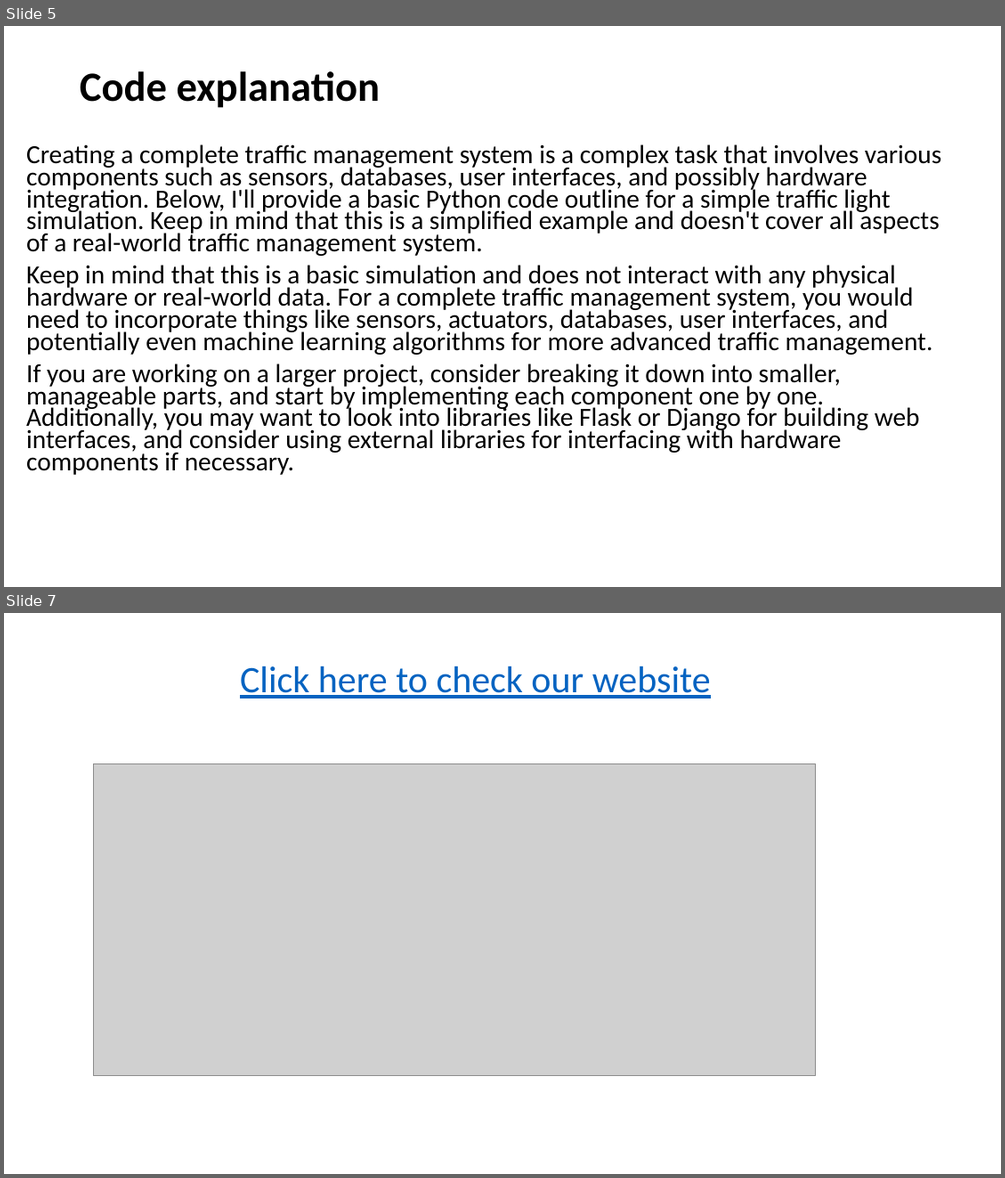
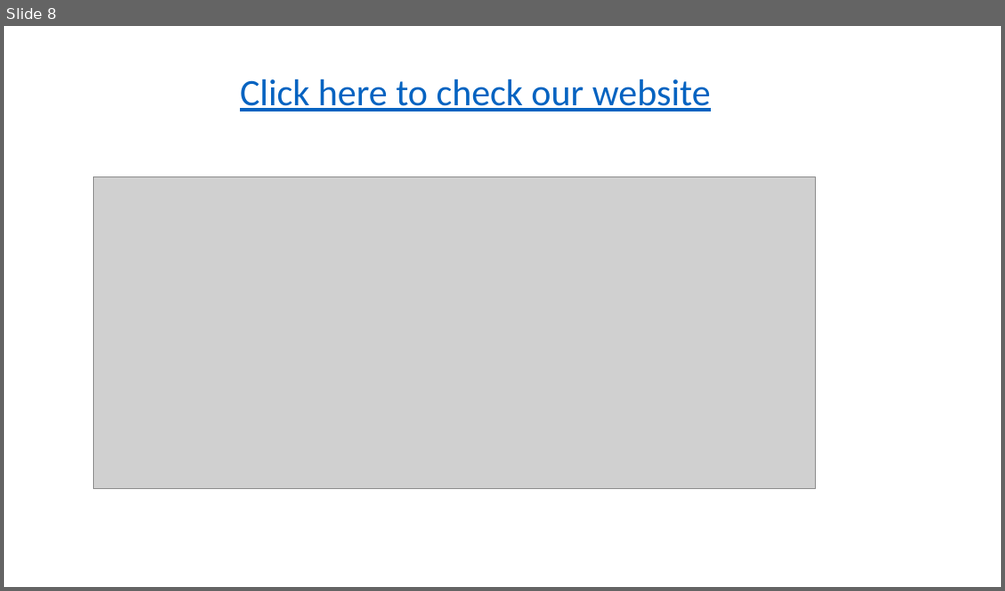
Before and after one commit to Mahesh-D2004/Traffic-management, a slide deck: Traffic management phase 4.pptx. Shown one above the other, each under a label of ours: slides 5 and 7 before the commit, slide 8 after it; the slides between them are not shown. The pictures are 1005x1178 and 1005x591 pixels, drawn with LibreOffice and Linux fonts; fonts in the diff are those of the drawing; grey boxes stand for pictures. Boxes give left, top, right and bottom in pixels: in the first picture for what was removed or moved away, otherwise in the second. Text is boxed around its words. In the diff, an @@ line names an element or a change of style, - is before the commit and + after.

```diff
--- a/Traffic management phase 4.pptx
+++ b/Traffic management phase 4.pptx
@@ slide 5 removed at (4,26,1001,587), background #FFFFFF @@
@@ title removed at (80,71,380,108) @@
-Code explanation
@@ text removed at (26,144,941,475) @@
-Creating a complete traffic management system is a complex task that involves various components such as sensors, databases, user interfaces, and possibly hardware integration. Below, I'll provide a basic Python code outline for a simple traffic light simulation. Keep in mind that this is a simplified example and doesn't cover all aspects of a real-world traffic management system.
-Keep in mind that this is a basic simulation and does not interact with any physical hardware or real-world data. For a complete traffic management system, you would need to incorporate things like sensors, actuators, databases, user interfaces, and potentially even machine learning algorithms for more advanced traffic management.
-If you are working on a larger project, consider breaking it down into smaller, manageable parts, and start by implementing each component one by one. Additionally, you may want to look into libraries like Flask or Django for building web interfaces, and consider using external libraries for interfacing with hardware components if necessary.
@@ what was slide 7 is now slide 8 @@
```
Also in this commit, not shown: 1 slide changed, 5 slides added, 3 other slides removed.
